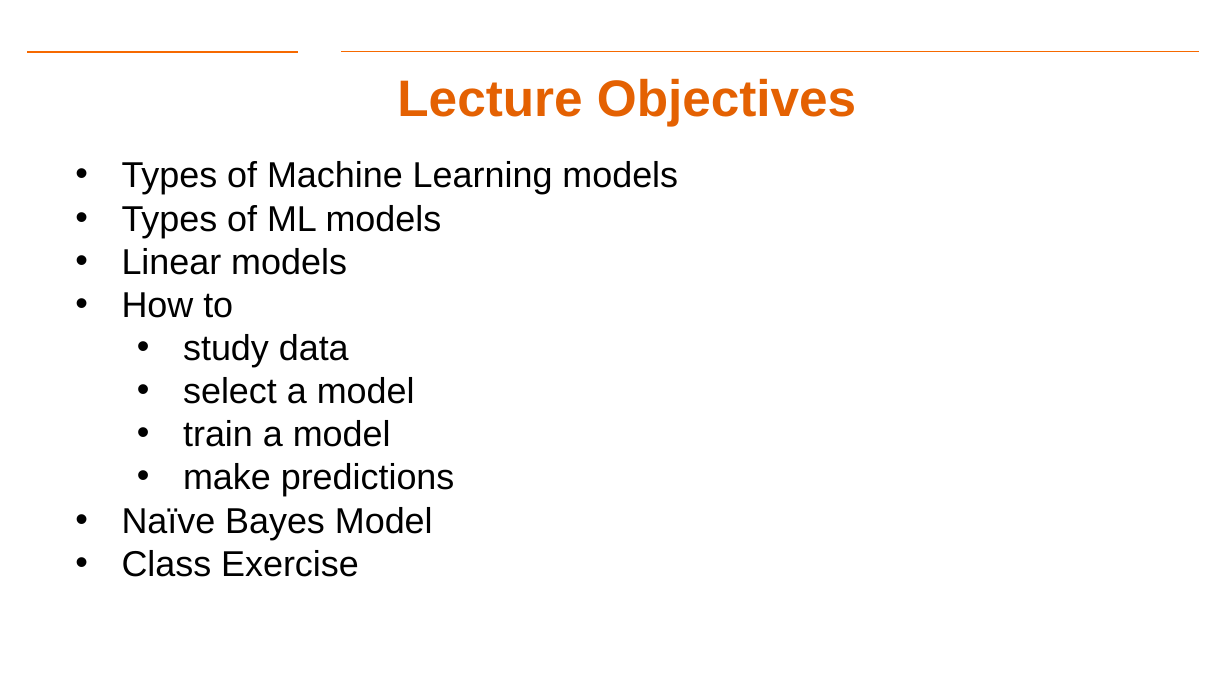
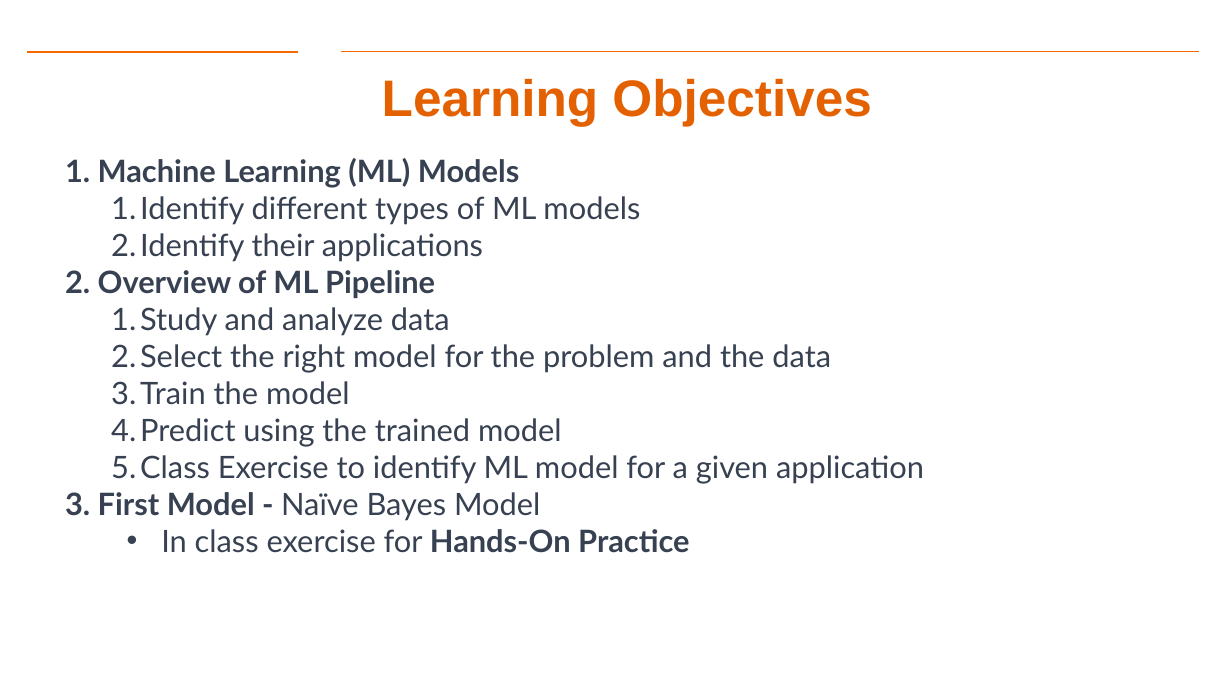
Before and after one commit to aiforsec/RIT-DSCI-633-FDS, a slide deck: slide 3 of Syllabus/Lecture02/Lec02.pptx. Drawn at 1232x693 pixels with LibreOffice and Linux fonts; fonts in the diff are those of the drawing; background and template pictures are left out. Boxes give left, top, right and bottom in pixels: in the first picture for what was removed or moved away, otherwise in the second. Text is boxed around its words. In the diff, an @@ line names an element or a change of style, - is before the commit and + after.

```diff
--- a/Syllabus/Lecture02/Lec02.pptx
+++ b/Syllabus/Lecture02/Lec02.pptx
@@ title at (382,78,871,126): text changed @@
-Lecture Objectives
+Learning Objectives
@@ text at (98,158,924,553): text changed; size 28 to 24 pt; font Arial to Lato; text colour #000000 to #374151 @@
-• Types of Machine Learning models
-• Types of ML models
-• Linear models
-• How to
-  • study data
-  • select a model
-  • train a model
-  • make predictions
-• Naïve Bayes Model
-• Class Exercise
+1. Machine Learning (ML) Models
+  1. Identify different types of ML models
+  2. Identify their applications
+2. Overview of ML Pipeline
+  1. Study and analyze data
+  2. Select the right model for the problem and the data
+  3. Train the model
+  4. Predict using the trained model
+  5. Class Exercise to identify ML model for a given application
+3. First Model - Naïve Bayes Model
+  • In class exercise for Hands-On Practice
```
Also in this commit, not shown: 14 other slides changed, 7 slides added, 1 slide removed, 3 other files.
